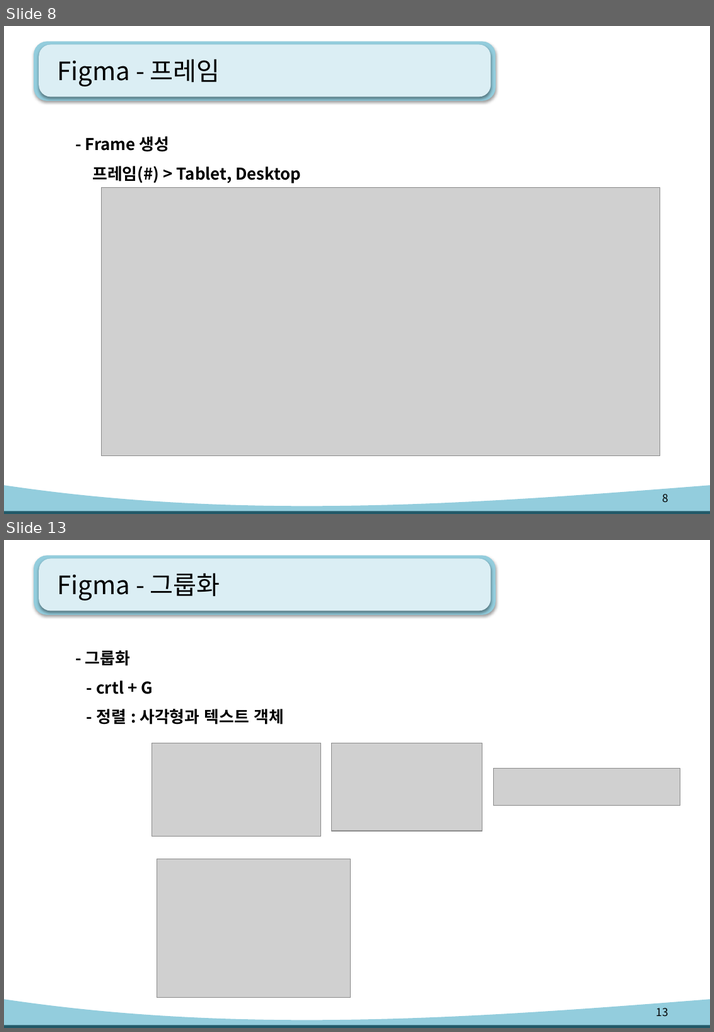
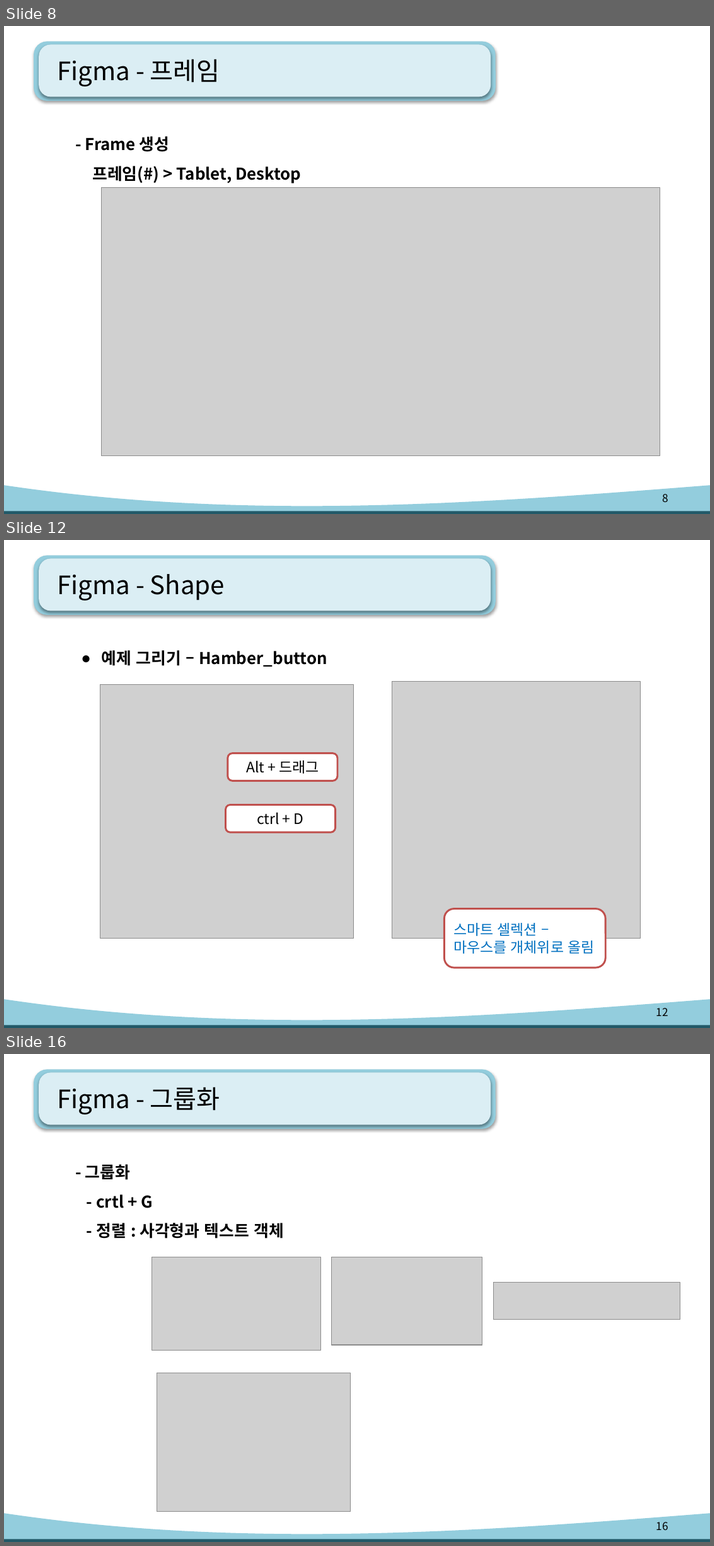
Before and after one commit to kiyongee2/green_project_web, a slide deck: figma_ppt/uiux-Figma.pptx. Shown one above the other, each under a label of ours: slides 8 and 13 before the commit, slides 8, 12 and 16 after it; the slides between them are not shown. The pictures are 714x1032 and 714x1546 pixels, drawn with LibreOffice and Linux fonts; fonts in the diff are those of the drawing; grey boxes stand for pictures. Boxes give left, top, right and bottom in pixels: in the first picture for what was removed or moved away, otherwise in the second. Text is boxed around its words. In the diff, an @@ line names an element or a change of style, - is before the commit and + after.

Commit message:
figma

```diff
--- a/figma_ppt/uiux-Figma.pptx
+++ b/figma_ppt/uiux-Figma.pptx
@@ slide 12 added at box(4, 540, 710, 1028), background #FFFFFF; not listed: 4 template elements that a slide beside it also shows @@
@@ title added at box(57, 574, 224, 600), 28 pt, text #000000 @@
+Figma - Shape
@@ text added at box(102, 650, 327, 667), 18 pt, text #000000, bold @@
+● 예제 그리기 – Hamber_button
@@ picture added at box(100, 685, 354, 939) @@
@@ picture added at box(392, 682, 640, 939) @@
@@ rounded rectangle added at box(228, 754, 337, 781), fill #FFFFFF, outline #C0504D 2 pt, 16 pt, text #000000 @@
+Alt + 드래그
@@ rounded rectangle added at box(226, 805, 335, 832), fill #FFFFFF, outline #C0504D 2 pt, 16 pt, text #000000 @@
+ctrl + D
@@ rounded rectangle added at box(444, 909, 606, 968), fill #FFFFFF, outline #C0504D 2 pt, 16 pt, text #0070C0 @@
+스마트 셀렉션 – 마우스를 개체위로 올림
@@ page number added at box(655, 1008, 667, 1016), 12 pt, text #000000 @@
+12
@@ what was slide 13 is now slide 16 @@
@@ page number at box(655, 1522, 667, 1530): text changed @@
-13
+16
```
Also in this commit, not shown: 3 slides changed, 3 other slides added, 1 slide removed, 2 other files.
